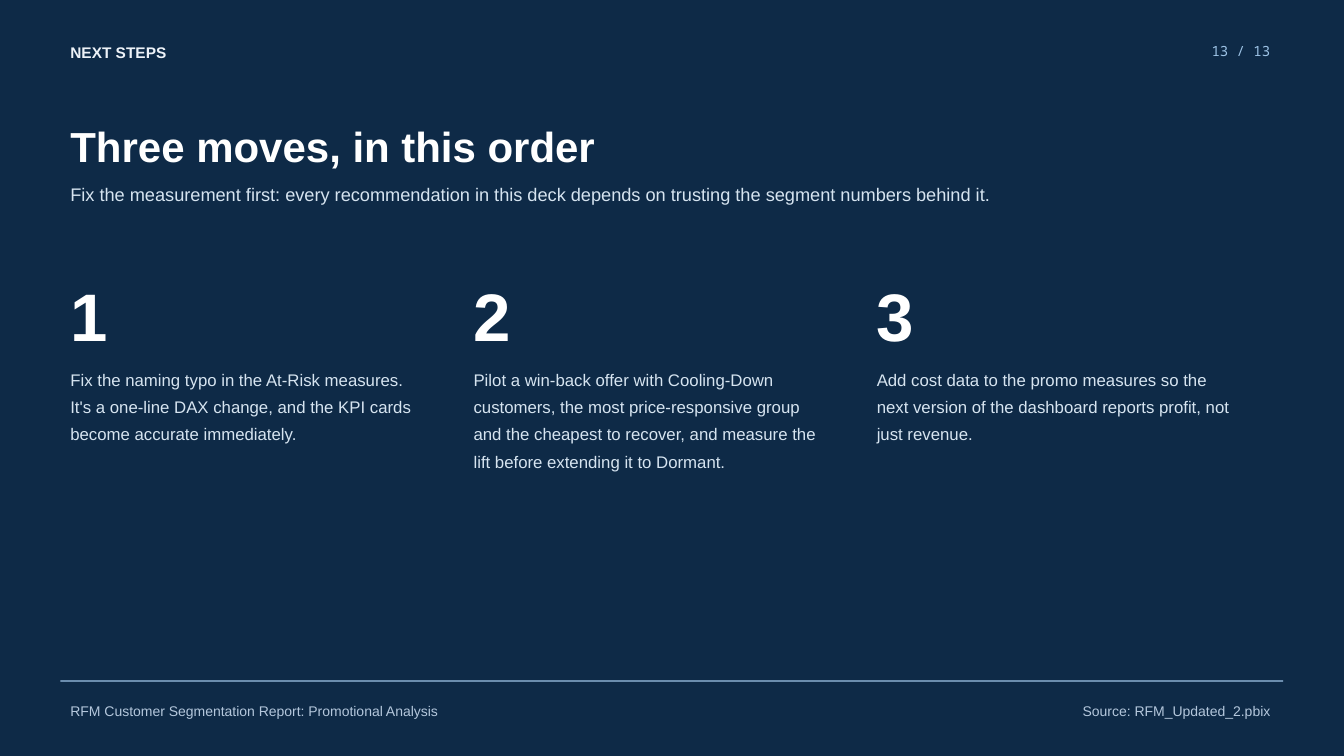
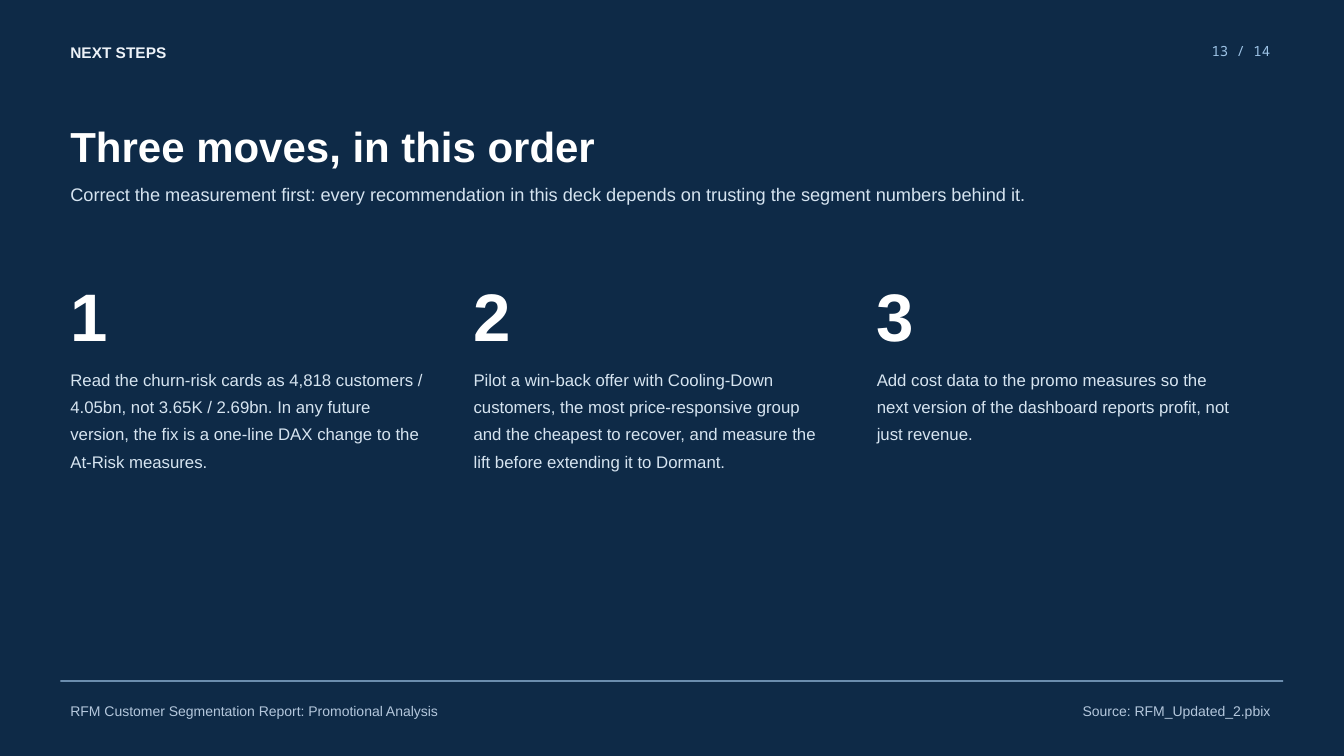
Before and after one commit to linhnguye237/linh-nguyen-portfolio, a slide deck: slide 13 of projects/powerbi-customer-analysis/RFM_Promotional_Playbook.pptx. Drawn at 1344x756 pixels with LibreOffice and Linux fonts; fonts in the diff are those of the drawing. Boxes give left, top, right and bottom in pixels: in the first picture for what was removed or moved away, otherwise in the second. Text is boxed around its words. In the diff, an @@ line names an element or a change of style, - is before the commit and + after.

Commit message:
Update Promotional Playbook with verified corrections and README

```diff
--- a/projects/powerbi-customer-analysis/RFM_Promotional_Playbook.pptx
+++ b/projects/powerbi-customer-analysis/RFM_Promotional_Playbook.pptx
@@ text at [1212,46,1270,56]: text changed @@
-13 / 13
+13 / 14
@@ text at [70,188,1025,205]: text changed @@
-Fix the measurement first: every recommendation in this deck depends on trusting the segment numbers behind it.
+Correct the measurement first: every recommendation in this deck depends on trusting the segment numbers behind it.
@@ text at [70,374,419,468]: text changed @@
-Fix the naming typo in the At-Risk measures. It's a one-line DAX change, and the KPI cards become accurate immediately.
+Read the churn-risk cards as 4,818 customers / 4.05bn, not 3.65K / 2.69bn. In any future version, the fix is a one-line DAX change to the At-Risk measures.
```
Also in this commit, not shown: 12 other slides changed, 1 slide added, 1 other file.
